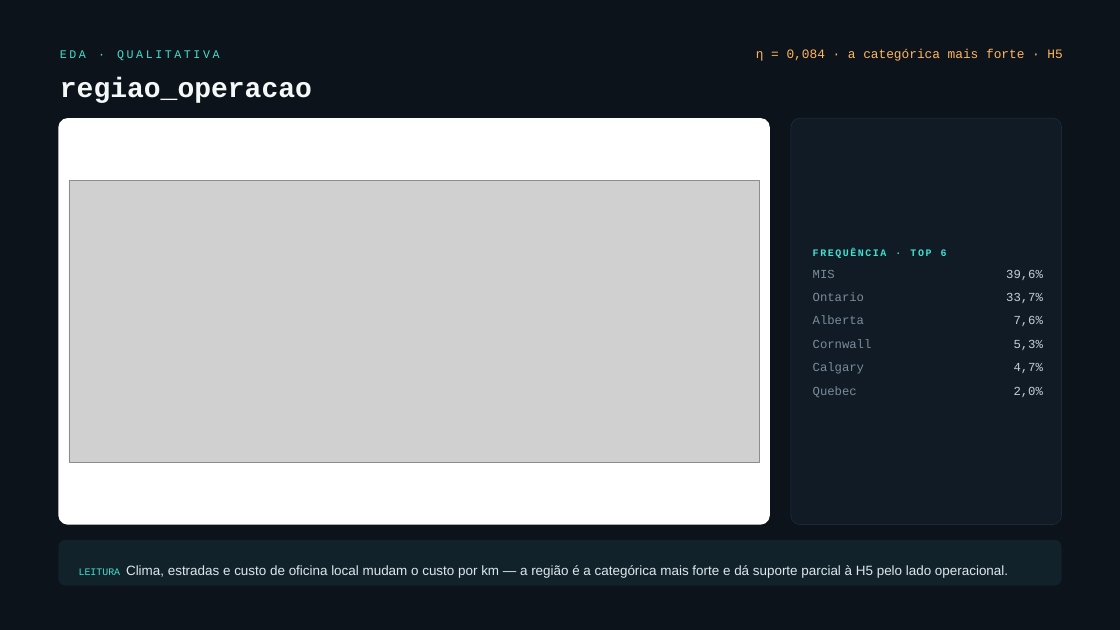
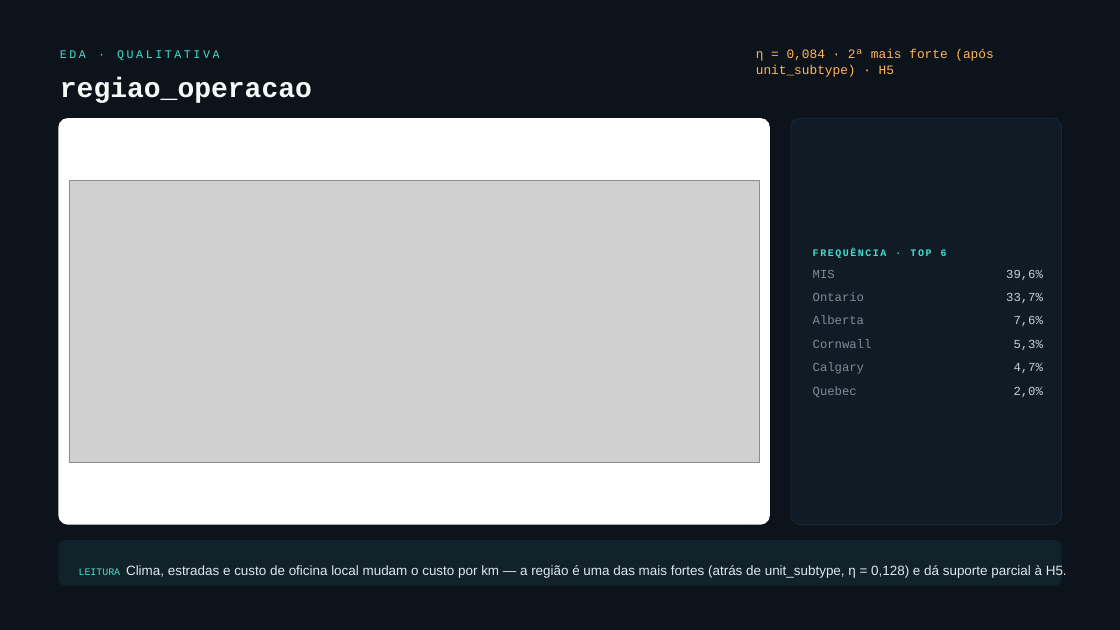
Before and after one commit to giovanicani/quatro_norte, a slide deck: slide 41 of docs/entregas/Apresentacao_QuatroNorte_v2.pptx. Drawn at 1120x630 pixels with LibreOffice and Linux fonts; fonts in the diff are those of the drawing; grey boxes stand for pictures. Boxes give left, top, right and bottom in pixels: in the first picture for what was removed or moved away, otherwise in the second. Text is boxed around its words. In the diff, an @@ line names an element or a change of style, - is before the commit and + after.

```diff
--- a/docs/entregas/Apresentacao_QuatroNorte_v2.pptx
+++ b/docs/entregas/Apresentacao_QuatroNorte_v2.pptx
@@ text at (x1=756, y1=49, x2=993, y2=77): text changed @@
-η = 0,084 · a categórica mais forte · H5
+η = 0,084 · 2ª mais forte (após unit_subtype) · H5
@@ text at (x1=79, y1=565, x2=1067, y2=578): text changed @@
-LEITURA Clima, estradas e custo de oficina local mudam o custo por km — a região é a categórica mais forte e dá suporte parcial à H5 pelo lado operacional.
+LEITURA Clima, estradas e custo de oficina local mudam o custo por km — a região é uma das mais fortes (atrás de unit_subtype, η = 0,128) e dá suporte parcial à H5.
```
Also in this commit, not shown: 8 other slides changed, 3 other files.
